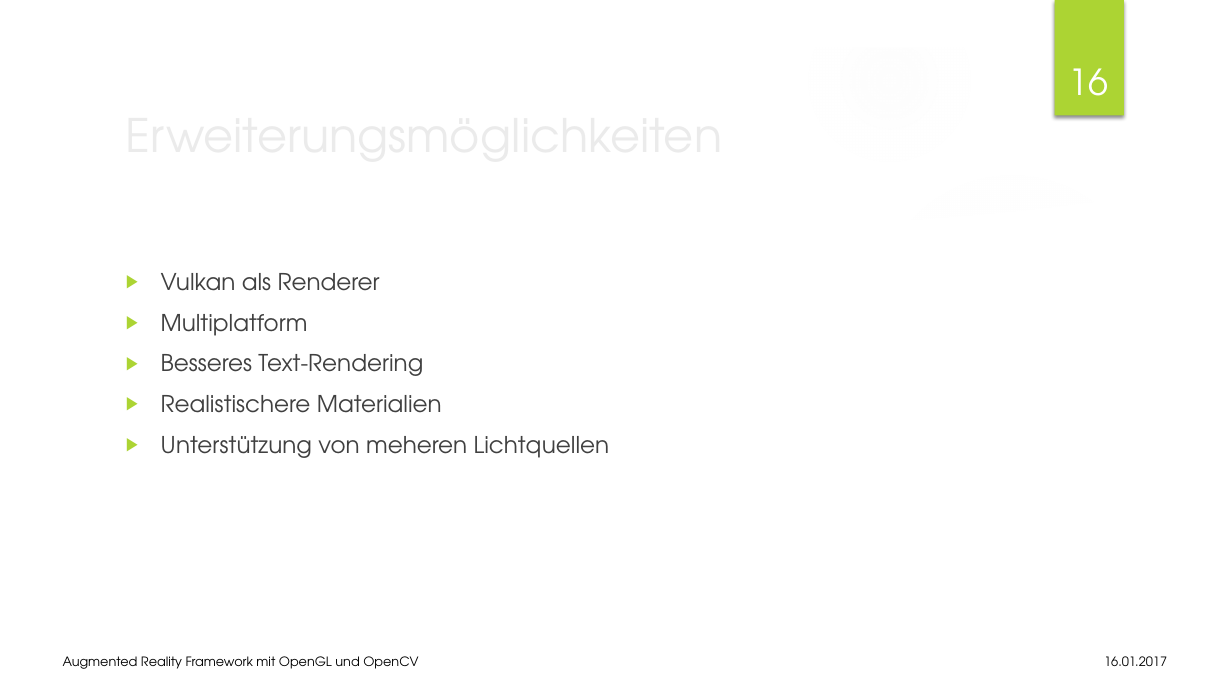
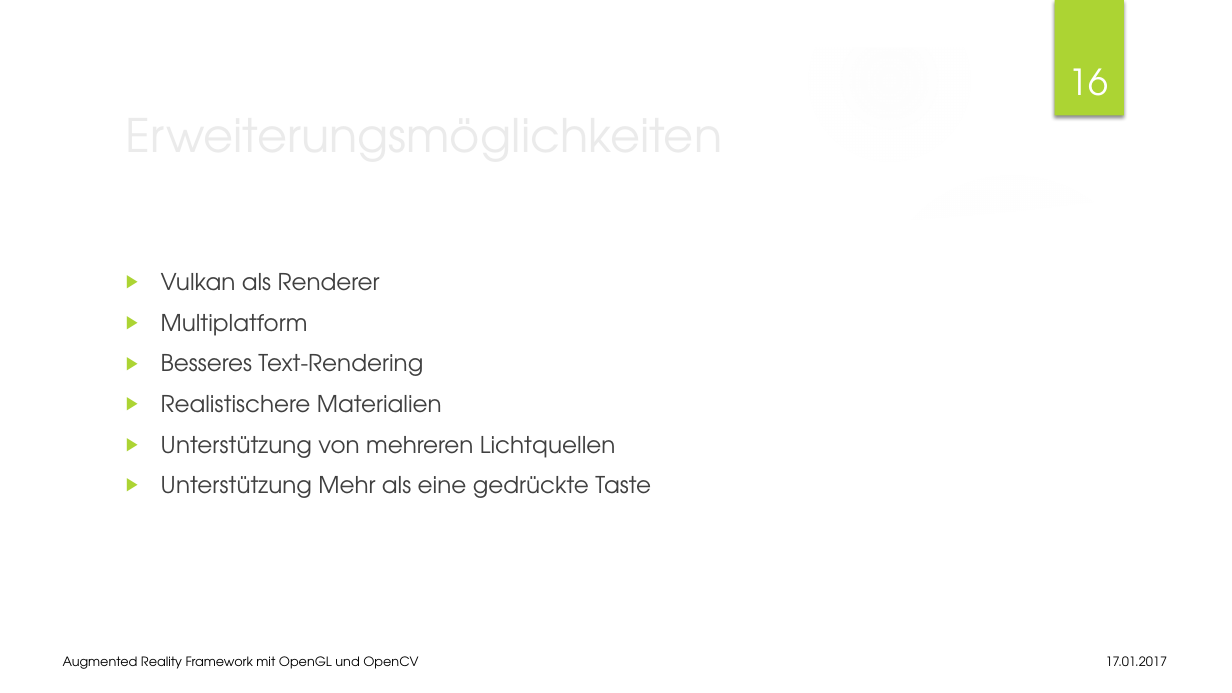
Before and after one commit to JimWest/LwAr, a slide deck: slide 16 of Docu/Präsentation_LwAR.pptx. Drawn at 1232x693 pixels with LibreOffice and Linux fonts; fonts in the diff are those of the drawing; background and template pictures are left out. Boxes give left, top, right and bottom in pixels: in the first picture for what was removed or moved away, otherwise in the second. Text is boxed around its words. In the diff, an @@ line names an element or a change of style, - is before the commit and + after.

```diff
--- a/Docu/Präsentation_LwAR.pptx
+++ b/Docu/Präsentation_LwAR.pptx
@@ text at [161, 436, 651, 498]: text changed @@
-▶ Unterstützung von meheren Lichtquellen
+▶ Unterstützung von mehreren Lichtquellen
+▶ Unterstützung Mehr als eine gedrückte Taste
@@ text at [1106, 656, 1168, 666]: text changed @@
-16.01.2017
+17.01.2017
```
Also in this commit, not shown: 16 other slides changed, 5 other files.
